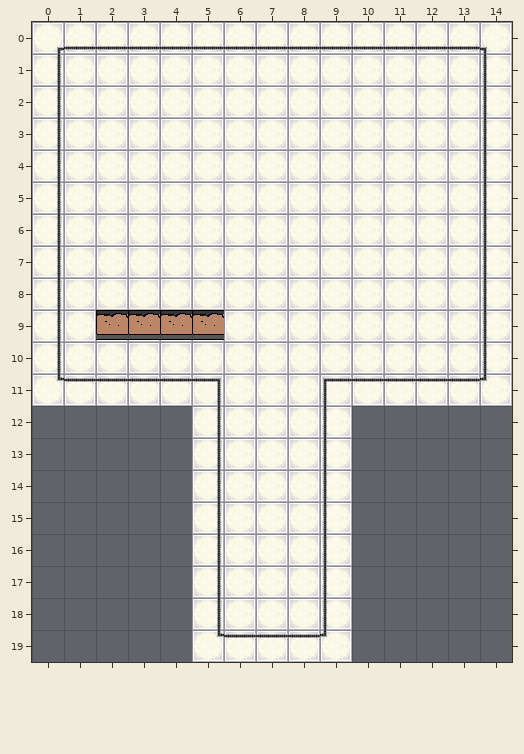
Two states of a Tiled map, assets/testTiles.tmx. The picture above is the old version.
Cells are 32x32 px. Shown: x 0..14, y 0..19.
After:
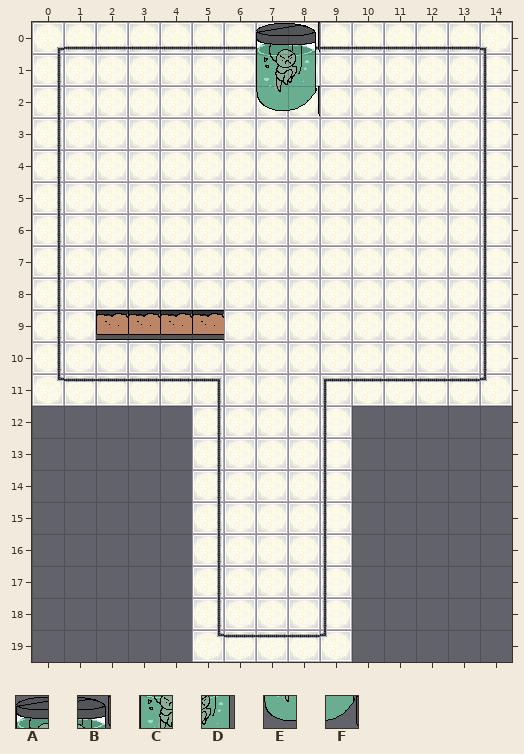
Key: from "placeholder": A 0, B 1, C 5, D 6, E 10, F 11.
_ is an empty cell.
Tiles of an added or newly shown layer are drawn over the layers below it.
Message: Cleanup, basic vat
The edit:
Changed rows in their new state; . is an unchanged cell.
Layer "Vat Level 0" (added):
first column x 7:
 0 AB
 1 CD
 2 EF
Changed places in both pictures, as pixel boxes (x1, y1, x2, y2):
added: (256, 22, 320, 116)
